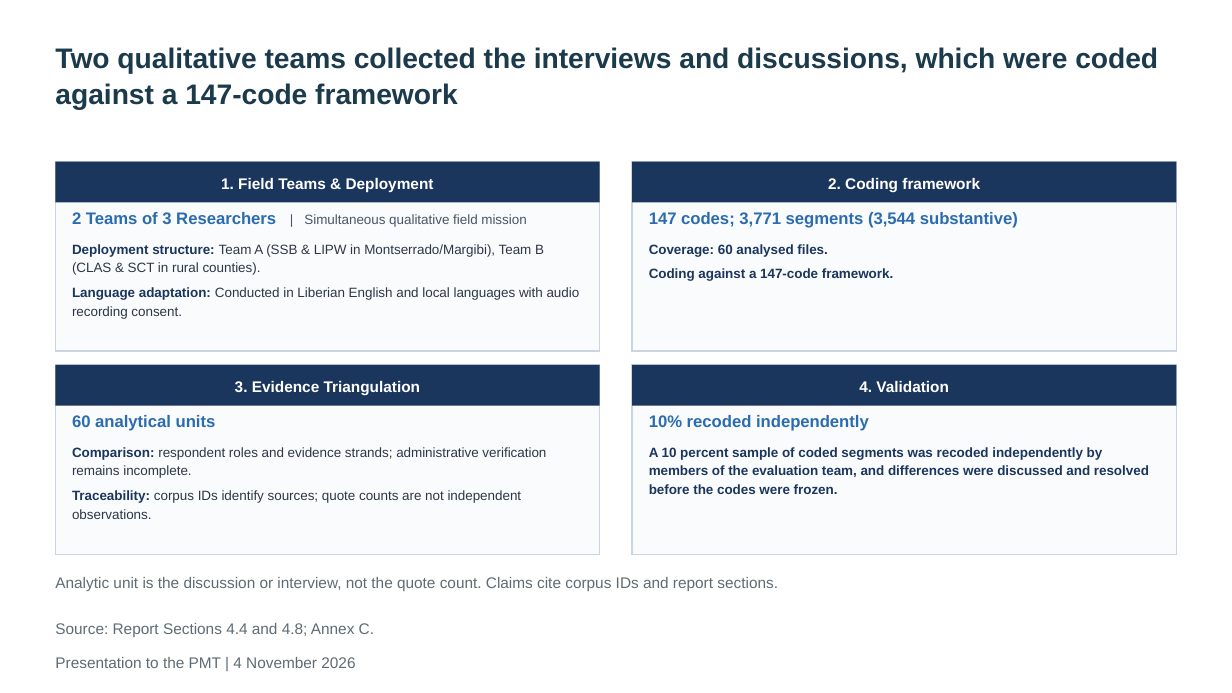
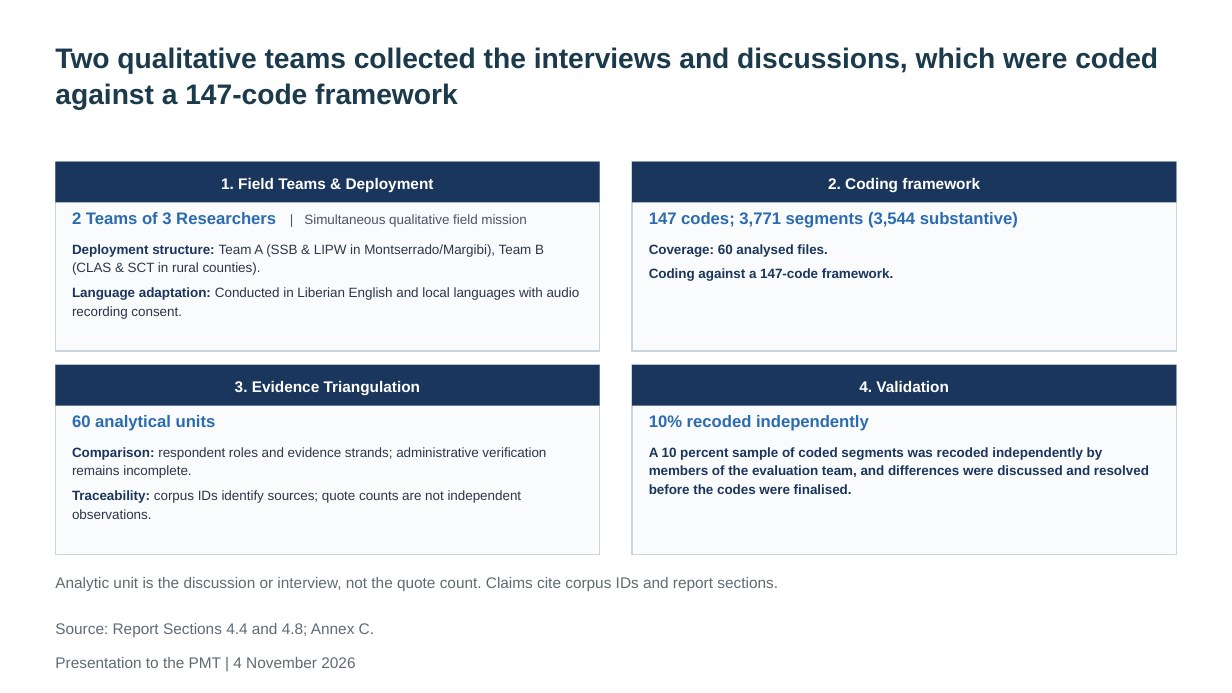
Before and after one commit to kokouekpinda/kokouekpinda, a slide deck: slide 21 of deliverables/REALISE_PMT_Presentation_v5.pptx. Drawn at 1232x693 pixels with LibreOffice and Linux fonts; fonts in the diff are those of the drawing. Boxes give left, top, right and bottom in pixels: in the first picture for what was removed or moved away, otherwise in the second. Text is boxed around its words. In the diff, an @@ line names an element or a change of style, - is before the commit and + after.

```diff
--- a/deliverables/REALISE_PMT_Presentation_v5.pptx
+++ b/deliverables/REALISE_PMT_Presentation_v5.pptx
@@ text at (x1=649, y1=447, x2=1149, y2=494): text changed @@
-A 10 percent sample of coded segments was recoded independently by members of the evaluation team, and differences were discussed and resolved before the codes were frozen.
+A 10 percent sample of coded segments was recoded independently by members of the evaluation team, and differences were discussed and resolved before the codes were finalised.
```
Also in this commit, not shown: 7 other slides changed, 7 other files.
